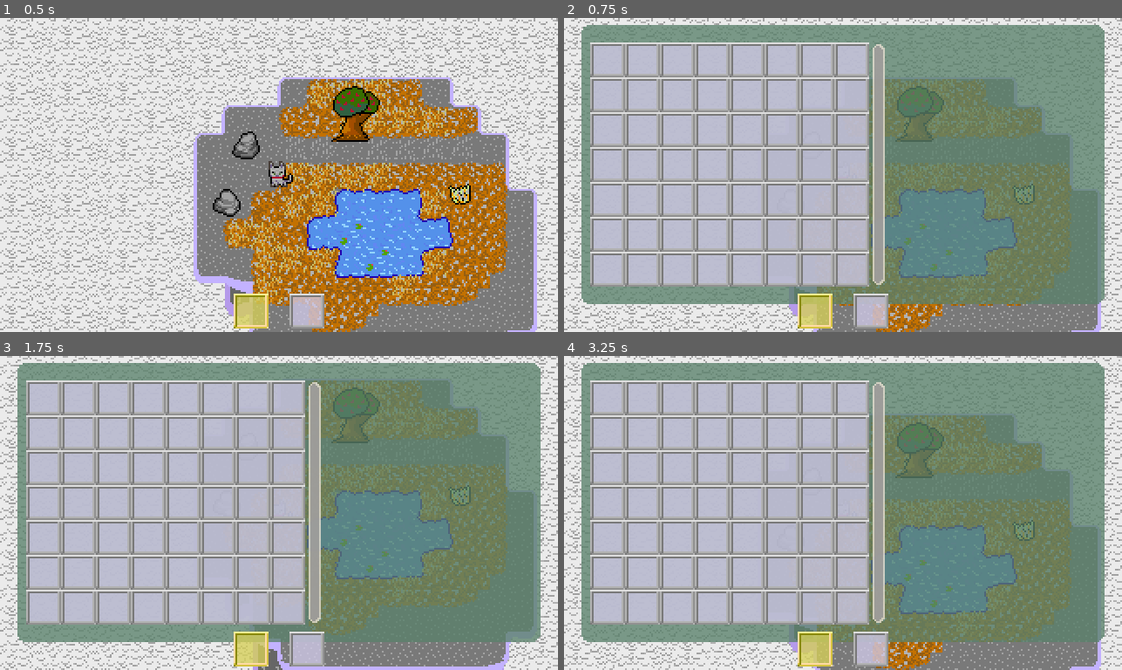
Above: before the commit, frames 1-4 (two rows, left to right).
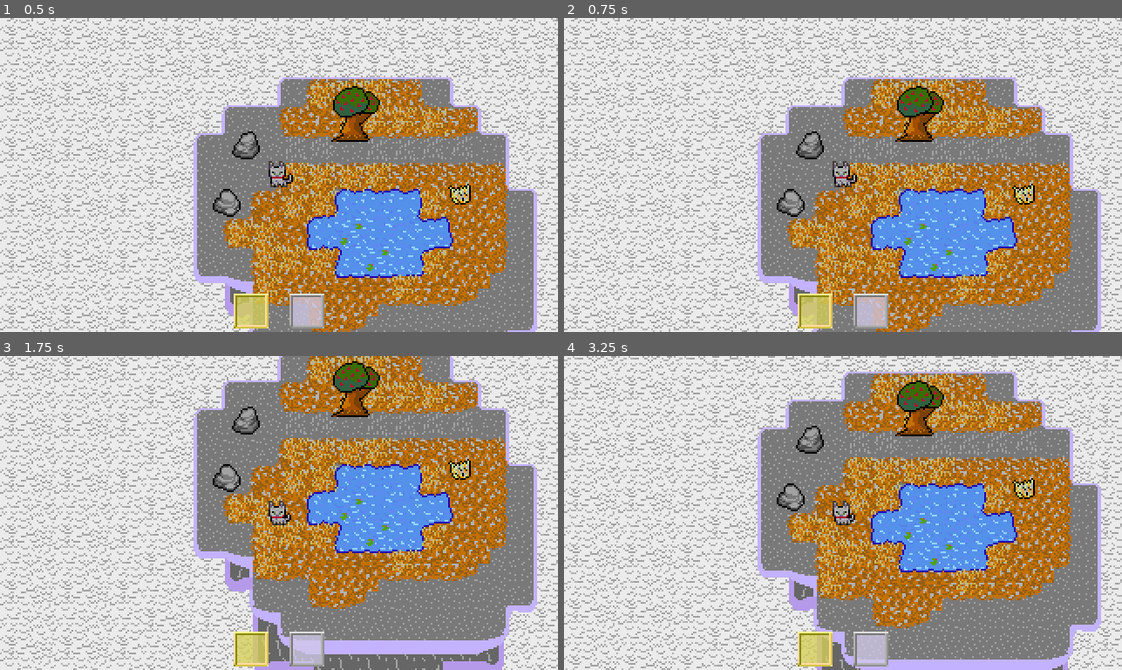
Above: after the commit, the same moments.

Repository: Tsunami014/SkyIslands
Game: Godot game, scene res://Main.tscn
Two runs of this game, one before a commit and one after it. Both use one fixed random seed, a clock stepped at 60 frames per second and the inputs below.
Inputs:
- Up to frame 1 (0.5 s): no input
- Up to frame 2 (0.75 s): tap Enter (select, bound only before the commit) at 0.5 s; hold 2 (hotbar_right) from 0.53 s (still down); hold Enter (select, bound only before the commit) from 0.53 s (still down); tap Space (collect, bound only before the commit) at 0.6 s
- Up to frame 3 (1.75 s): tap Space (collect, bound only before the commit) at 1.25, 1.55 s; release 2 (hotbar_right) at 1.28 s; release Enter (select, bound only before the commit) at 1.28 s; hold Down (move_down) from 1.28 s (still down); tap Enter (select, bound only before the commit) at 1.35 s
- Up to frame 4 (3.25 s): release Down (move_down) at 2.03 s; hold 2 (hotbar_right) 2.03-2.78 s; hold Enter (select, bound only before the commit) 2.03-2.78 s; tap Space (collect, bound only before the commit) at 2.1, 3.05 s; hold Up (move_up) from 2.78 s (still down); tap Tab (hotbar_toggle) at 2.85 s

Frame 1 is identical in both runs. In frame 2, 74% of the frame differs, in the area x 3-97%, y 2-92%; in frame 3, 80%; in frame 4, 82%, in the area x 0-100%, y 0-100%.
Error before the commit: Invalid access to property or key 'hotbarUpdate' on a base object of type 'Node (items.gd)'. (res://player.gd:37)
Error after the commit: Invalid access to property or key 'hotbarUpdate' on a base object of type 'Node (items.gd)'. (res://player.gd:30)

Commit message:
Changed from storing strings to storing dicts and added the basic split and merge item functionality!

Diff:
--- a/game/Main.tscn
+++ b/game/Main.tscn
@@ -205,11 +205,6 @@
 [node name="CollisionShape2D" type="CollisionShape2D" parent="Player"]
 shape = SubResource("RectangleShape2D_20pc6")
 
-[node name="Area2D" type="Area2D" parent="Player"]
-
-[node name="CollisionShape2D" type="CollisionShape2D" parent="Player/Area2D"]
-shape = SubResource("RectangleShape2D_20pc6")
-
 [node name="Camera2D" type="Camera2D" parent="Player"]
 position = Vector2(-1, 1)
 
--- a/game/collect.gd
+++ b/game/collect.gd
@@ -18,7 +18,7 @@
 	pass
 
 func _process(_delta: float) -> void:
-	if (not done) and (not %Player.inventory) and Input.is_action_just_pressed("collect"):
+	if (not done) and (not %Player.inventory) and Input.is_action_just_pressed("action"):
 		for body in get_overlapping_bodies():
 			if body is Player:
 				done = true
--- a/game/inventory.gd
+++ b/game/inventory.gd
@@ -14,11 +14,14 @@
 
 
 func Tick() -> void:
-	tickInput()
-
-func tickInput() -> void:
 	if len(inv) == 0:
 		return
+	tickMoveCurs()
+	tickCraft()
+	tickSelect()
+	tickHotbar()
+
+func tickMoveCurs() -> void:
 	var lr = sign(Input.get_axis("move_left", "move_right"))
 	if lr != 0:
 		if lr_hold_time >= maxHold:
@@ -50,17 +53,43 @@
 		int(cursPos / max_wid) * 20
 	))
 
+func tickCraft() -> void:
+	if not Input.is_action_just_pressed("craft"):
+		return
+	var offs = 0
+	var toMerge: Array[Dictionary] = []
+	var itslen = len(Items.inventory)
+	for i in range(len(inv)):
+		if inv[i].select:
+			inv[i].select = false
+			if i < itslen:
+				toMerge.push_back(Items.inventory.pop_at(i-offs))
+				offs += 1
+	if offs == 0:
+		return
+	var toSel
+	if offs == 1:
+		var spl = Items.split(toMerge[0])
+		Items.inventory.append_array(spl)
+		toSel = spl[0]
+	else:
+		toSel = Items.merge(toMerge)
+		Items.inventory.append(toSel)
+	Items.sortInv()
+	cursPos = Items.inventory.find(toSel)
+	Update()
 
-	if Input.is_action_just_pressed("select"):
+func tickSelect() -> void:
+	if Input.is_action_just_pressed("action"):
 		inv[cursPos].select = not inv[cursPos].select
 		first_sel = inv[cursPos].select
-	elif Input.is_action_pressed("select"):
+	elif Input.is_action_pressed("action"):
 		inv[cursPos].select = first_sel
 	$Preview/Img.texture.region = inv[cursPos].texture.region
-	$Preview/Name.text = inv[cursPos].nam.capitalize()
-	$Preview/Desc.text = Items.data["items"][inv[cursPos].nam]["desc"]
+	$Preview/Name.text = inv[cursPos].data["name"]
+	$Preview/Desc.text = inv[cursPos].data["desc"]
 
-
+func tickHotbar() -> void:
 	var change = false
 	if Input.is_action_just_pressed("hotbar_left"):
 		Items.hotbarSel = 0
@@ -88,13 +117,13 @@
 			var nit = Inv_item.new()
 			nit.x = i % max_wid
 			nit.y = int(i / max_wid)
-			nit.nam = Items.inventory[i]
+			nit.data = Items.inventory[i]
 			$Squares.add_child(nit)
 			inv.append(nit)
 		elif i >= itsinvln:
 			inv[i].queue_free()
 		else:
-			inv[i].nam = Items.inventory[i]
+			inv[i].data = Items.inventory[i]
 	inv = inv.slice(0, itsinvln)
 
 	UpdateVis()
--- a/game/inventoryItem.gd
+++ b/game/inventoryItem.gd
@@ -3,11 +3,11 @@
 
 @export var x: int
 @export var y: int
-@export var nam: String:
-	set(newnam):
-		if is_node_ready() and newnam != nam:
-			texture.region = Items.getImgRegion(newnam)
-		nam = newnam
+@export var data: Dictionary:
+	set(newdat):
+		data = newdat
+		if is_node_ready():
+			texture.region = Items.getImgRegion(data["tile"])
 var select: bool = false:
 	set(val):
 		if is_node_ready():
@@ -21,7 +21,7 @@
 func _ready() -> void:
 	texture = AtlasTexture.new()
 	texture.atlas = ITEMS
-	texture.region = Items.getImgRegion(nam)
+	texture.region = Items.getImgRegion(data["tile"])
 	material = ShaderMaterial.new()
 	material.shader = SHADER
 	select = select
--- a/game/items.gd
+++ b/game/items.gd
@@ -1,6 +1,6 @@
 extends Node
 
-var inventory: Array = []
+var inventory: Array[Dictionary] = []
 var hotbars: Array = []
 var hotbarSel: int = 0
 var data: Dictionary
@@ -38,7 +38,30 @@
 	return Rect2(0, 0, 16, 16)
 
 func addToInv(nam: String) -> void:
-	inventory.append(nam)
+	var dat = data["items"][nam]
+	dat["name"] = nam.capitalize()
+	dat["tile"] = nam
+	dat["contains"] = []
+	inventory.append(dat)
+	sortInv()
+func sortInv() -> void:
 	inventory.sort_custom(func(a, b):
-		return a < b
+		if a["contains"]:
+			return true
+		if b["contains"]:
+			return false
+		return a["name"] < b["name"]
 	)
+
+func split(dat: Dictionary) -> Array[Dictionary]:
+	if dat["contains"]:
+		return dat["contains"]
+	return [dat]
+
+func merge(its: Array[Dictionary]) -> Dictionary:
+	return {
+		"name": " & ".join(its.map(func(it): return it["name"])),
+		"tile": "null",
+		"desc": "Many things",
+		"contains": its
+	}
--- a/game/player.gd
+++ b/game/player.gd
@@ -11,20 +11,13 @@
 		Items.hotbarSel = (Items.hotbarSel + 1) % len(Items.hotbars)
 		Items.hotbarUpdate.emit()
 
-	if Input.is_action_just_pressed("collect"):
-		var found = false
-		for area in $Area2D.get_overlapping_areas():
-			if area is Collectable and not area.done:
-				found = true
-				break
-		if not found:
-			inventory = not inventory
-			if inventory:
-				%Inventory.show()
-				$AnimatedSprite2D.animation = "Idle"
-				return
-			else:
-				%Inventory.hide()
+	if Input.is_action_just_pressed("inventory"):
+		inventory = not inventory
+		if inventory:
+			%Inventory.show()
+			$AnimatedSprite2D.animation = "Idle"
+		else:
+			%Inventory.hide()
 	if inventory:
 		%Inventory.Tick()
 		return
--- a/game/project.godot
+++ b/game/project.godot
@@ -65,11 +65,24 @@
 , Object(InputEventJoypadButton,"resource_local_to_scene":false,"resource_name":"","device":-1,"button_index":14,"pressure":0.0,"pressed":false,"script":null)
 ]
 }
-collect={
+action={
 "deadzone": 0.2,
 "events": [Object(InputEventKey,"resource_local_to_scene":false,"resource_name":"","device":-1,"window_id":0,"alt_press …(191 unchanged characters)…
+, Object(InputEventJoypadButton,"resource_local_to_scene":false,"resource_name":"","device":-1,"button_index":0,"pressure":0.0,"pressed":false,"script":null)
+, Object(InputEventJoypadButton,"resource_local_to_scene":false,"resource_name":"","device":-1,"button_index":1,"pressure":0.0,"pressed":false,"script":null)
+]
+}
+craft={
+"deadzone": 0.2,
+"events": [Object(InputEventKey,"resource_local_to_scene":false,"resource_name":"","device":-1,"window_id":0,"alt_pressed":false,"shift_pressed":false,"ctrl_pressed":false,"meta_pressed":false,"pressed":false,"keycode":0,"physical_keycode":4194309,"key_label":0,"unicode":0,"location":0,"echo":false,"script":null)
 , Object(InputEventJoypadButton,"resource_local_to_scene":false,"resource_name":"","device":-1,"button_index":2,"pressure":0.0,"pressed":false,"script":null)
 , Object(InputEventJoypadButton,"resource_local_to_scene":false,"resource_name":"","device":-1,"button_index":3,"pressure":0.0,"pressed":false,"script":null)
+]
+}
+inventory={
+"deadzone": 0.2,
+"events": [Object(InputEventKey,"resource_local_to_scene":false,"resource_name":"","device":-1,"window_id":0,"alt_pressed":false,"shift_pressed":false,"ctrl_pressed":false,"meta_pressed":false,"pressed":false,"keycode":0,"physical_keycode":69,"key_label":0,"unicode":101,"location":0,"echo":false,"script":null)
+, Object(InputEventJoypadButton,"resource_local_to_scene":false,"resource_name":"","device":-1,"button_index":6,"pressure":0.0,"pressed":false,"script":null)
 ]
 }
 hotbar_left={
@@ -91,13 +104,6 @@
 "events": [Object(InputEventKey,"resource_local_to_scene":false,"resource_name":"","device":-1,"window_id":0,"alt_press …(195 unchanged characters)…
 ]
 }
-select={
-"deadzone": 0.2,
-"events": [Object(InputEventKey,"resource_local_to_scene":false,"resource_name":"","device":-1,"window_id":0,"alt_pressed":false,"shift_pressed":false,"ctrl_pressed":false,"meta_pressed":false,"pressed":false,"keycode":0,"physical_keycode":4194309,"key_label":0,"unicode":0,"location":0,"echo":false,"script":null)
-, Object(InputEventJoypadButton,"resource_local_to_scene":false,"resource_name":"","device":-1,"button_index":0,"pressure":0.0,"pressed":false,"script":null)
-, Object(InputEventJoypadButton,"resource_local_to_scene":false,"resource_name":"","device":-1,"button_index":1,"pressure":0.0,"pressed":false,"script":null)
-]
-}
 
 [rendering]
 
